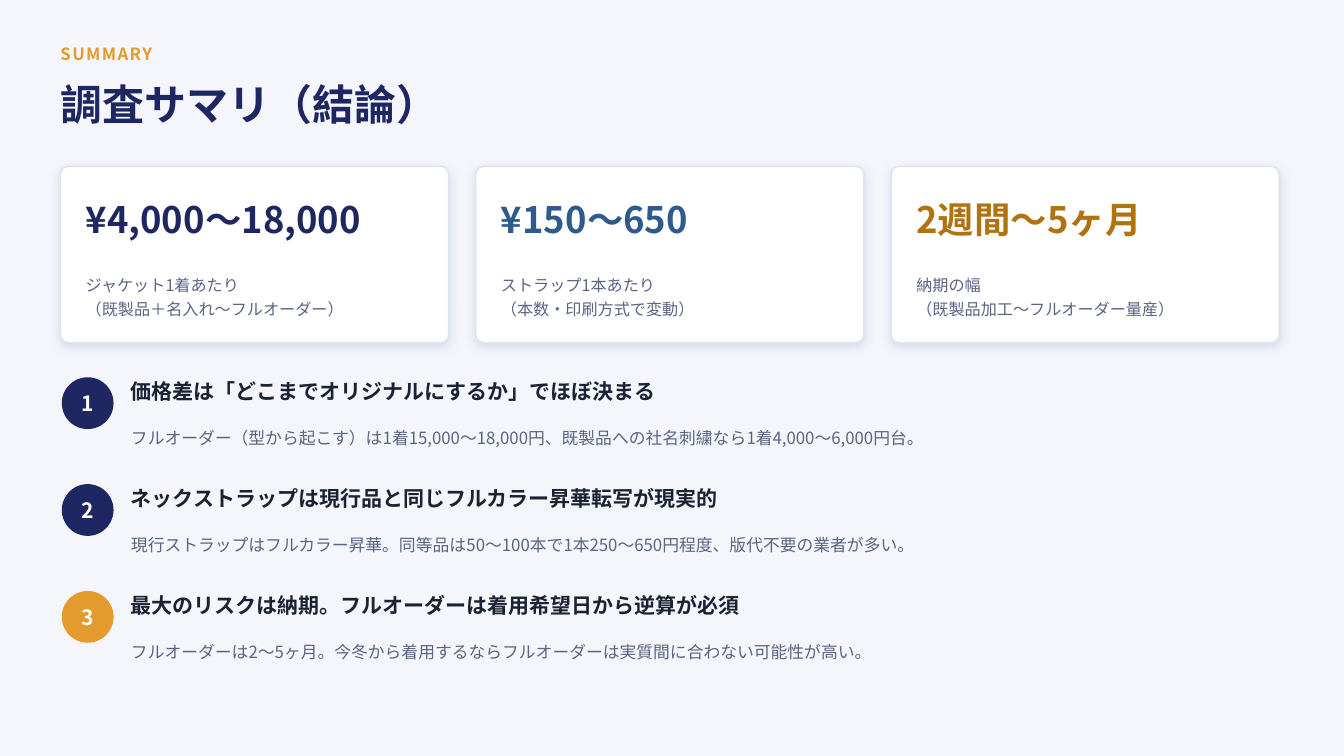
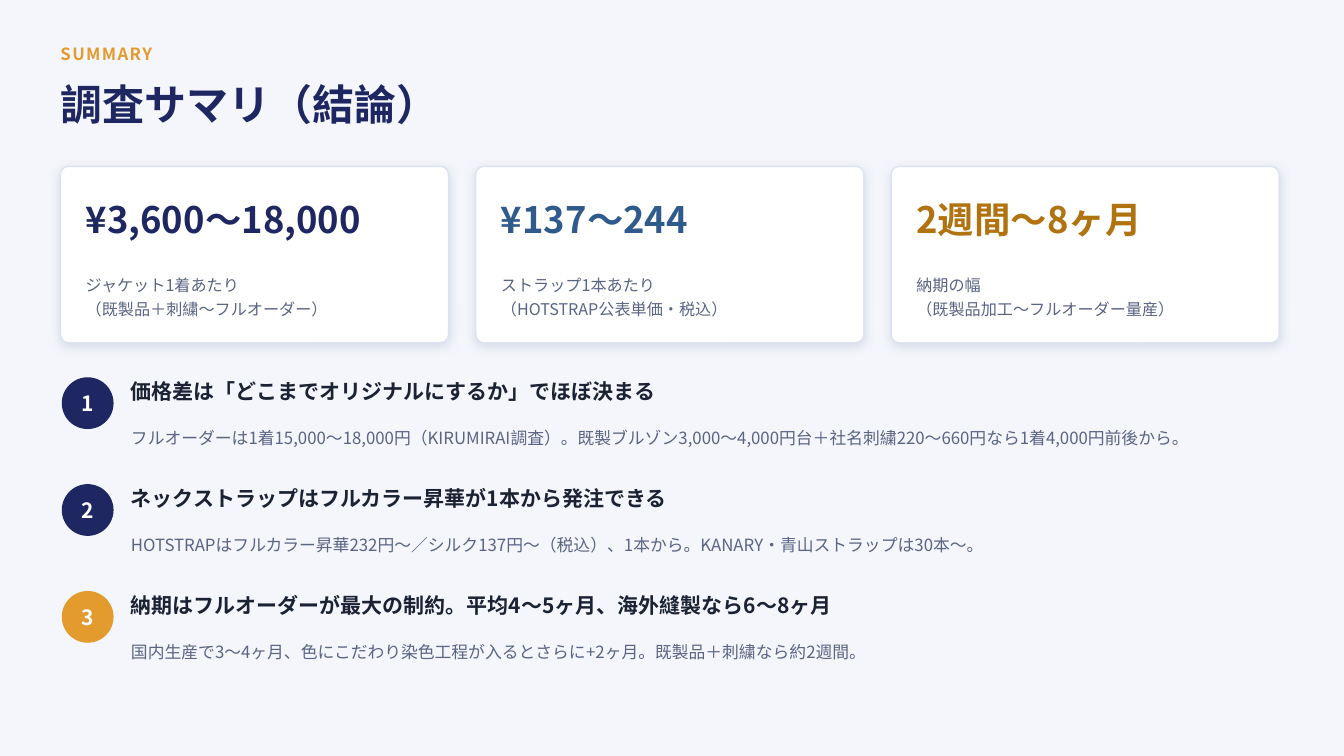
Before and after one commit to sou16hattori-rgb/claudecode_test, a slide deck: slide 2 of docs/工場ユニフォーム検討資料.pptx. Drawn at 1344x756 pixels with LibreOffice and Linux fonts; fonts in the diff are those of the drawing. Boxes give left, top, right and bottom in pixels: in the first picture for what was removed or moved away, otherwise in the second. Text is boxed around its words. In the diff, an @@ line names an element or a change of style, - is before the commit and + after.

```diff
--- a/docs/工場ユニフォーム検討資料.pptx
+++ b/docs/工場ユニフォーム検討資料.pptx
@@ text at (86,205,361,241): text changed @@
-¥4,000〜18,000
+¥3,600〜18,000
@@ text at (501,205,688,234): text changed @@
-¥150〜650
+¥137〜244
@@ text at (916,203,1141,237): text changed @@
-2週間〜5ヶ月
+2週間〜8ヶ月
@@ text at (86,301,328,317): text changed @@
-（既製品＋名入れ〜フルオーダー）
+（既製品＋刺繍〜フルオーダー）
@@ text at (501,301,727,317): text changed @@
-（本数・印刷方式で変動）
+（HOTSTRAP公表単価・税込）
@@ text at (131,430,1189,447): text changed @@
-フルオーダー（型から起こす）は1着15,000〜18,000円、既製品への社名刺繍なら1着4,000〜6,000円台。
+フルオーダーは1着15,000〜18,000円（KIRUMIRAI調査）。既製ブルゾン3,000〜4,000円台＋社名刺繍220〜660円なら1着4,000円前後から。
@@ text at (131,488,667,508): text changed @@
-ネックストラップは現行品と同じフルカラー昇華転写が現実的
+ネックストラップはフルカラー昇華が1本から発注できる
@@ text at (131,537,983,553): text changed @@
-現行ストラップはフルカラー昇華。同等品は50〜100本で1本250〜650円程度、版代不要の業者が多い。
+HOTSTRAPはフルカラー昇華232円〜／シルク137円〜（税込）、1本から。KANARY・青山ストラップは30本〜。
@@ text at (131,595,832,615): text changed @@
-最大のリスクは納期。フルオーダーは着用希望日から逆算が必須
+納期はフルオーダーが最大の制約。平均4〜5ヶ月、海外縫製なら6〜8ヶ月
@@ text at (131,644,866,660): text changed @@
-フルオーダーは2〜5ヶ月。今冬から着用するならフルオーダーは実質間に合わない可能性が高い。
+国内生産で3〜4ヶ月、色にこだわり染色工程が入るとさらに+2ヶ月。既製品＋刺繍なら約2週間。
```
Also in this commit, not shown: 6 other slides changed, 1 slide added, 2 other files.
